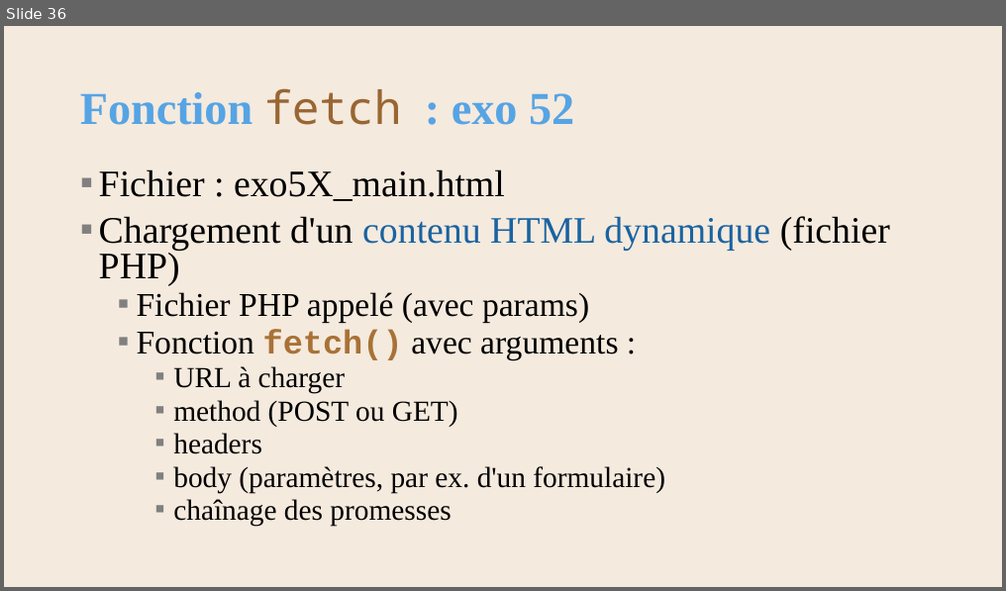
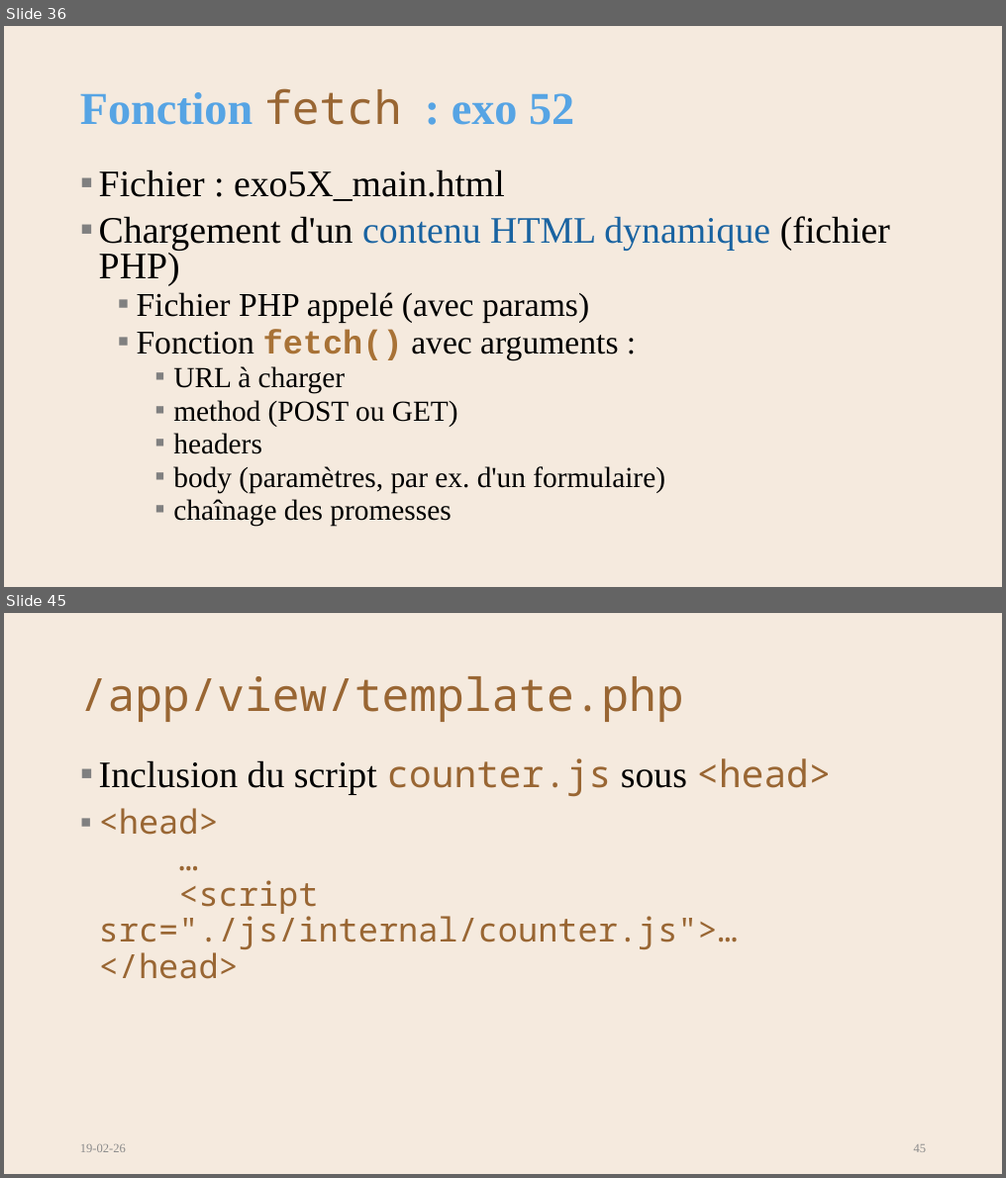
Before and after one commit to AlainWafflard/4IPW3, a slide deck: syllabus/27_requête_asynchrone/syllabus_27_async.pptx. Shown one above the other, each under a label of ours: slide 36 before the commit, slides 36 and 45 after it; the slides between them are not shown. The pictures are 1006x591 and 1006x1178 pixels, drawn with LibreOffice and Linux fonts; fonts in the diff are those of the drawing; background and template pictures are left out. Boxes give left, top, right and bottom in pixels: in the first picture for what was removed or moved away, otherwise in the second. Text is boxed around its words. In the diff, an @@ line names an element or a change of style, - is before the commit and + after.

```diff
--- a/syllabus/27_requête_asynchrone/syllabus_27_async.pptx
+++ b/syllabus/27_requête_asynchrone/syllabus_27_async.pptx
@@ slide 45 added at (x1=4, y1=613, x2=1002, y2=1174), background #F5EADE @@
@@ title added at (x1=80, y1=676, x2=684, y2=722), 44 pt, text #996633 @@
+/app/view/template.php
@@ text added at (x1=99, y1=759, x2=831, y2=979), 32 pt, text #996633 @@
+▪ Inclusion du script counter.js sous <head>
+▪ <head>
+  …
+  <script src="./js/internal/counter.js">…
+  </head>
@@ text added at (x1=80, y1=1145, x2=126, y2=1153), 12 pt, text #8C8C8C @@
+19-02-26
@@ page number added at (x1=914, y1=1145, x2=927, y2=1153), 12 pt, text #8C8C8C @@
+45
```
Also in this commit, not shown: 11 slides changed, 19 other slides added, 48 other files.
